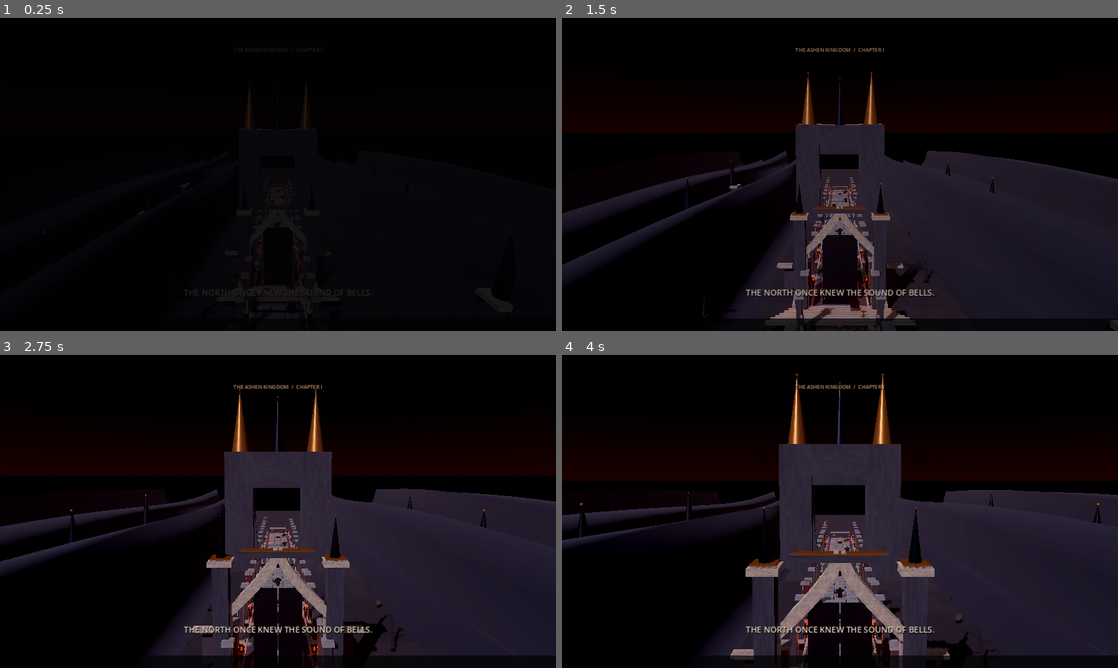
Above: before the commit, frames 1-4 (two rows, left to right).
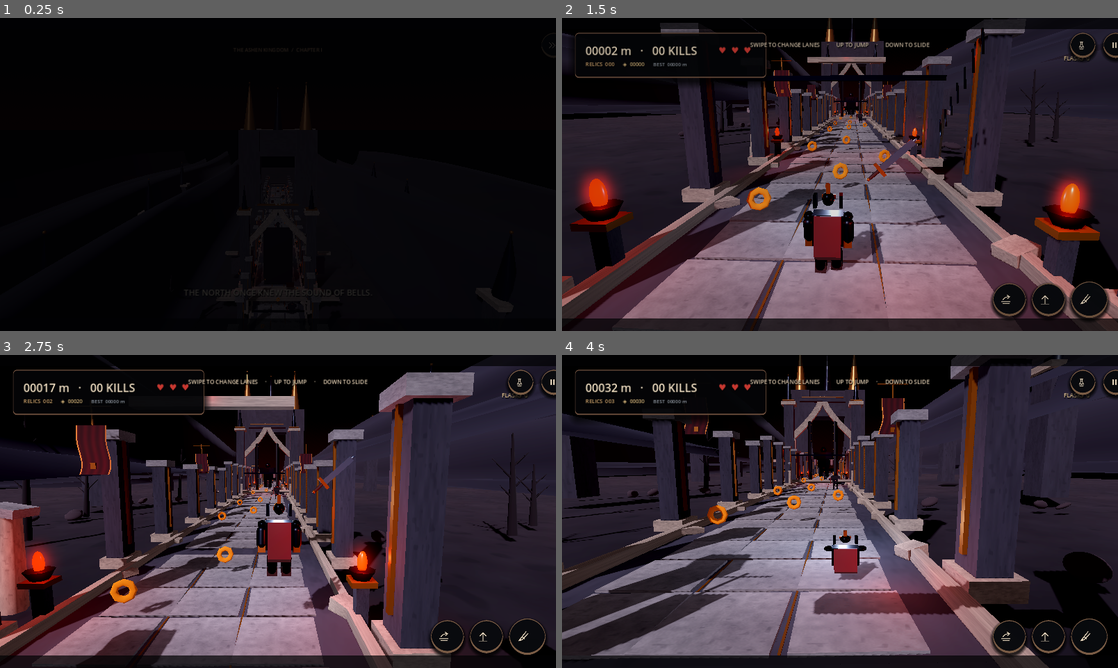
Above: after the commit, the same moments.

Repository: nebiladonay-hash/blackthorn-oath
Game: Godot game, scene res://scenes/main.tscn
The game is run twice, just before and just after one commit, with the same random seed, the same clock (stepped at 60 frames per second) and the same inputs.
Inputs (mouse positions are in pixels of both pictures, inside the frame that each line leads up to):
- Up to frame 1 (0.25 s): no input
- Up to frame 2 (1.5 s): click (1117, 46) at 0.52 s; click (673, 205) at 1.25 s, where only the run after the commit has a clickable "ENTER THE RUINS"
- Up to frame 3 (2.75 s): move the mouse to (400, 495) at 2.02 s; hold D (lane_right) from 2.03 s (still down); tap F (attack) at 2.1 s; click (400, 495) at 2.17 s; tap Space (jump) at 2.27 s
- Up to frame 4 (4 s): move the mouse to (728, 527) at 2.77 s; release D (lane_right) at 2.78 s; hold A (lane_left) 2.78-3.53 s; tap F (attack) at 2.85, 3.8 s; tap Space (jump) at 3.02 s; move the mouse to (895, 442) at 3.52 s; hold D (lane_right) from 3.53 s (still down); tap S (slide) at 3.6 s

The runs differ from the first frame. In frame 1, less than 0.1% of the frame differs, in the area x 98-100%, y 7-10%; in frame 2, 70%, in the area x 0-100%, y 0-100%; in frame 3, 59%; in frame 4, 66%.
Error before the commit: Invalid assignment of property or key 'icon_max_width' with value of type 'int' on a base object of type 'Button'. (res://scripts/main.gd:1315)

Commit message:
Fix Button icon theme constant and load exact named CC0 creature/weapon audio

Diff:
--- a/scripts/main.gd
+++ b/scripts/main.gd
@@ -728,7 +728,7 @@
 
 func _load_sfx_library() -> void:
 	sfx_rng.randomize()
-	sfx_library = {"sword": [], "impact": [], "footstep": [], "creature": [], "pickup": []}
+	sfx_library = {"sword": [], "impact": [], "footstep": [], "creature": []}
 	_load_named_sfx("footstep", [
 		"res://audio/sfx/curated/stone_step_01.ogg",
 		"res://audio/sfx/curated/stone_step_02.ogg"
@@ -737,10 +737,18 @@
 		"res://audio/sfx/curated/steel_impact_01.ogg",
 		"res://audio/sfx/curated/steel_impact_02.ogg"
 	])
-	for index in range(1, 9):
-		_load_named_sfx("sword", ["res://audio/sfx/curated/sword_swing_%02d.wav" % index])
-	# No random coin/UI dings. Relic collection is silent until a deliberately
-	# selected low-frequency relic sound is added and auditioned.
+	_load_named_sfx("sword", [
+		"res://audio/sfx/curated/sword_swing_01.ogg",
+		"res://audio/sfx/curated/sword_swing_02.ogg",
+		"res://audio/sfx/curated/sword_swing_03.ogg"
+	])
+	_load_named_sfx("creature", [
+		"res://audio/sfx/curated/creature_roar_01.ogg",
+		"res://audio/sfx/curated/creature_roar_02.ogg",
+		"res://audio/sfx/curated/creature_roar_03.ogg",
+		"res://audio/sfx/curated/creature_grunt_01.ogg"
+	])
+	# Relic collection is deliberately silent: no arcade coin or confirmation chime.
 	for kind in sfx_library.keys():
 		print("CURATED_SFX ", kind, " variants=", (sfx_library[kind] as Array).size())
 
@@ -769,8 +777,16 @@
 			source.volume_db = -5.5
 		"footstep":
 			source.volume_db = -11.0
+		"creature":
+			source.volume_db = -9.0
 	source.volume_db += linear_to_db(maxf(effects_volume, 0.001))
-	source.pitch_scale = sfx_rng.randf_range(0.96, 1.035)
+	match kind:
+		"creature":
+			source.pitch_scale = sfx_rng.randf_range(0.88, 0.96)
+		"sword":
+			source.pitch_scale = sfx_rng.randf_range(0.97, 1.025)
+		_:
+			source.pitch_scale = sfx_rng.randf_range(0.96, 1.02)
 	source.unit_size = 7.5
 	source.max_distance = 34.0
 	source.position = world_position
@@ -1312,7 +1328,7 @@
 	if icon_texture != null:
 		button.icon = icon_texture
 		button.expand_icon = true
-		button.icon_max_width = int(float(diameter) * 0.43)
+		button.add_theme_constant_override("icon_max_width", int(float(diameter) * 0.43))
 	button.add_theme_stylebox_override("normal", _rune_style(Color(0.035, 0.041, 0.055, 0.96), diameter, false))
 	button.add_theme_stylebox_override("hover", _rune_style(Color(0.10, 0.061, 0.060, 0.99), diameter, false))
 	button.add_theme_stylebox_override("pressed", _rune_style(Color(0.16, 0.075, 0.066, 1.0), diameter, true))
